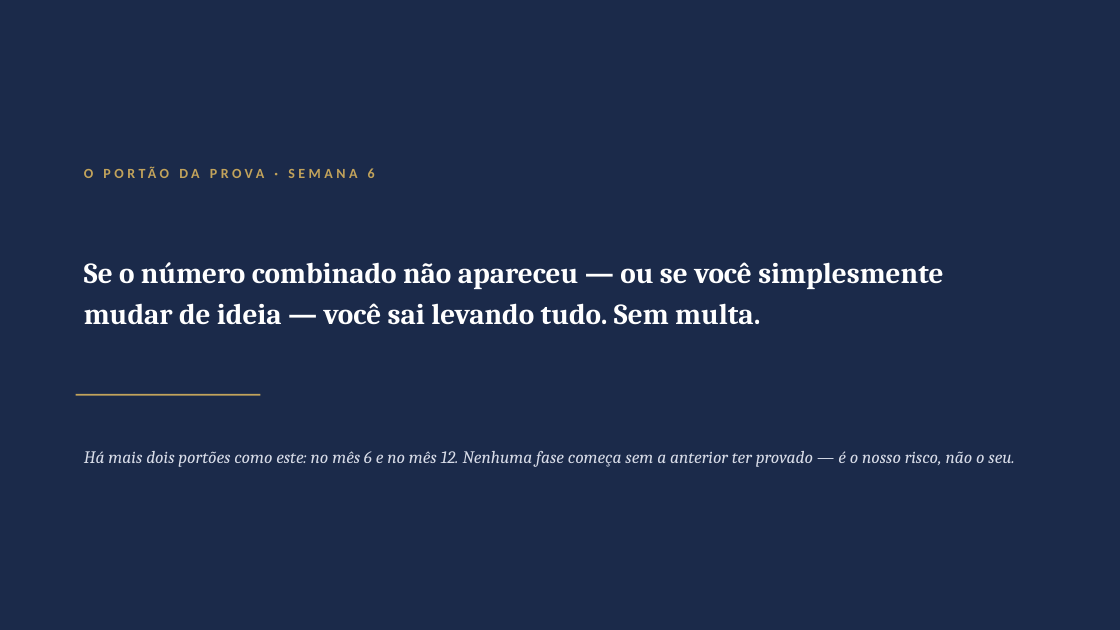
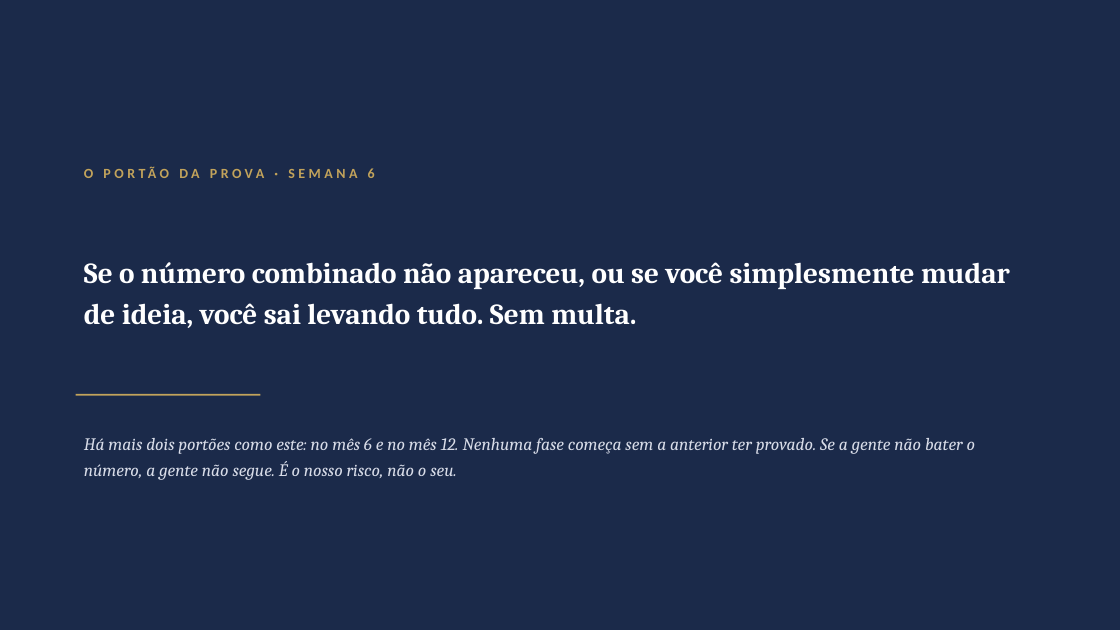
Before and after one commit to DanielMoraesCoca/abba-ops, a slide deck: slide 6 of 08-materiais/modelos/deck-programa.pptx (slide 4 before the commit). Drawn at 1120x630 pixels with LibreOffice and Linux fonts; fonts in the diff are those of the drawing. Boxes give left, top, right and bottom in pixels: in the first picture for what was removed or moved away, otherwise in the second. Text is boxed around its words. In the diff, an @@ line names an element or a change of style, - is before the commit and + after.

```diff
--- a/08-materiais/modelos/deck-programa.pptx
+++ b/08-materiais/modelos/deck-programa.pptx
@@ text at [84, 262, 1010, 328]: text changed @@
-Se o número combinado não apareceu — ou se você simplesmente mudar de ideia — você sai levando tudo. Sem multa.
+Se o número combinado não apareceu, ou se você simplesmente mudar de ideia, você sai levando tudo. Sem multa.
@@ text at [84, 438, 975, 480]: text changed @@
-Há mais dois portões como este: no mês 6 e no mês 12. Nenhuma fase começa sem a anterior ter provado — é o nosso risco, não o seu.
+Há mais dois portões como este: no mês 6 e no mês 12. Nenhuma fase começa sem a anterior ter provado. Se a gente não bater o número, a gente não segue. É o nosso risco, não o seu.
```
Also in this commit, not shown: 7 other slides changed, 2 slides added, 18 other files.
